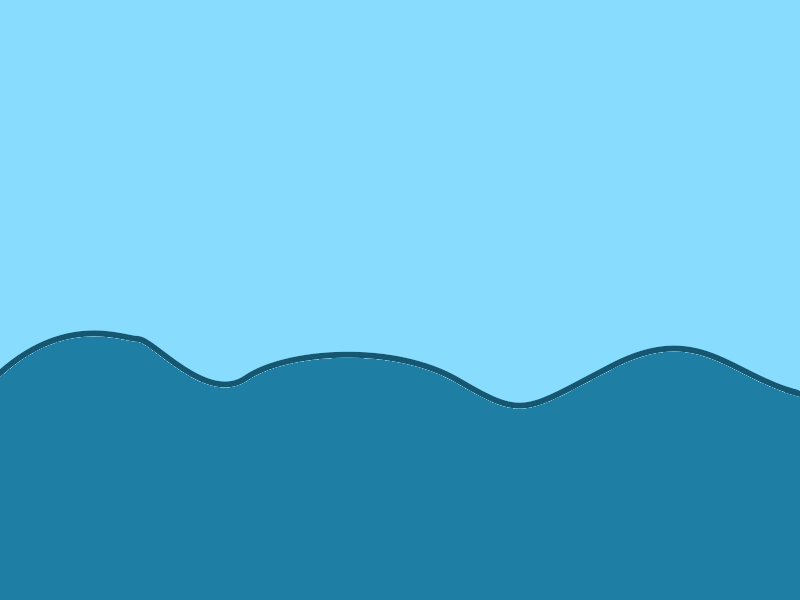
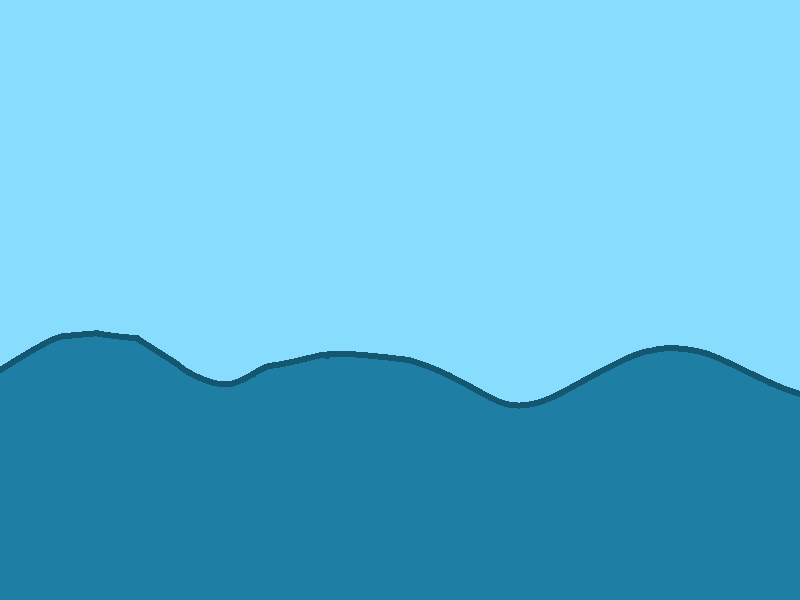
The second 800x600 image is a revision of the first. Changes to its layers:
added layer "New background" above "Background" over (x1=0, y1=330, x2=800, y2=409)
hid "Background", blend normal → dissolve over (x1=0, y1=330, x2=800, y2=409)
